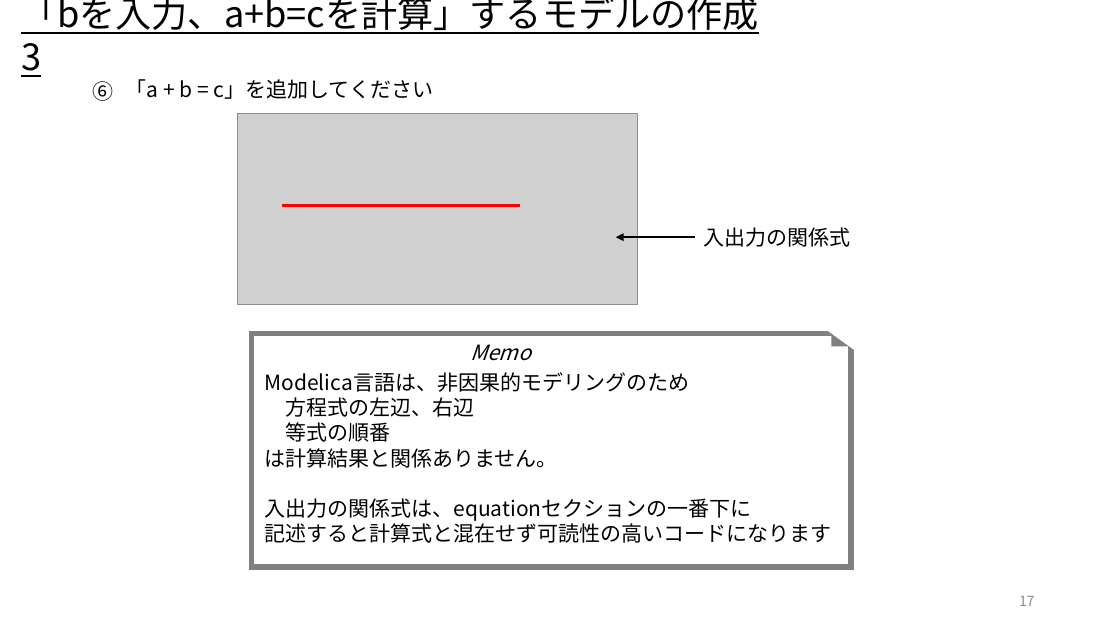
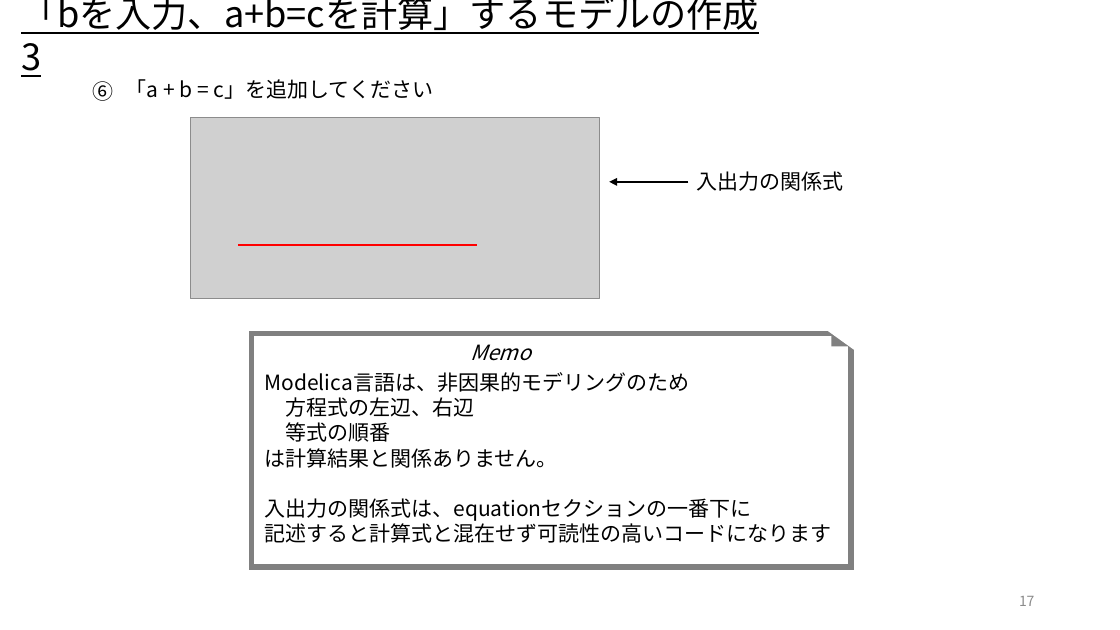
Before and after one commit to UedaShigenori/OpenModelica_Tutorials_Ja, a slide deck: slide 17 of 5_CustomizeModel3_OnePlusOne/OpenModelica_Tutorials_5.pptx. Drawn at 1120x630 pixels with LibreOffice and Linux fonts; fonts in the diff are those of the drawing; grey boxes stand for pictures. Boxes give left, top, right and bottom in pixels: in the first picture for what was removed or moved away, otherwise in the second. Text is boxed around its words. In the diff, an @@ line names an element or a change of style, - is before the commit and + after.

```diff
--- a/5_CustomizeModel3_OnePlusOne/OpenModelica_Tutorials_5.pptx
+++ b/5_CustomizeModel3_OnePlusOne/OpenModelica_Tutorials_5.pptx
@@ picture: place and size @@
-picture at <box>238,113,638,304</box>
+picture at <box>191,118,599,299</box>
@@ text "入出力の関係式": place and size @@
-text "入出力の関係式" at <box>703,227,850,247</box>
+text "入出力の関係式" at <box>697,171,844,191</box>
@@ arrow moved from (695, 237) - (616, 237) to (688, 182) - (609, 182) @@
@@ line moved from (282, 206) - (520, 206) to (239, 245) - (477, 245) @@
```
Also in this commit, not shown: 8 other slides changed, 3 other files.
